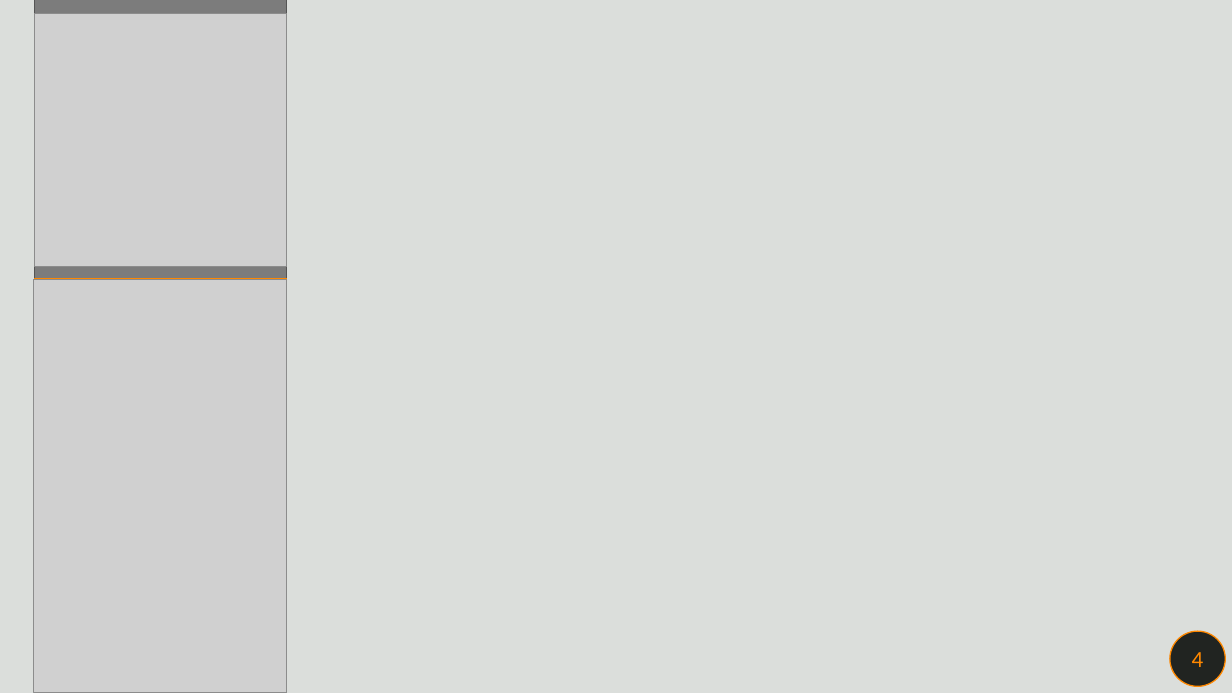
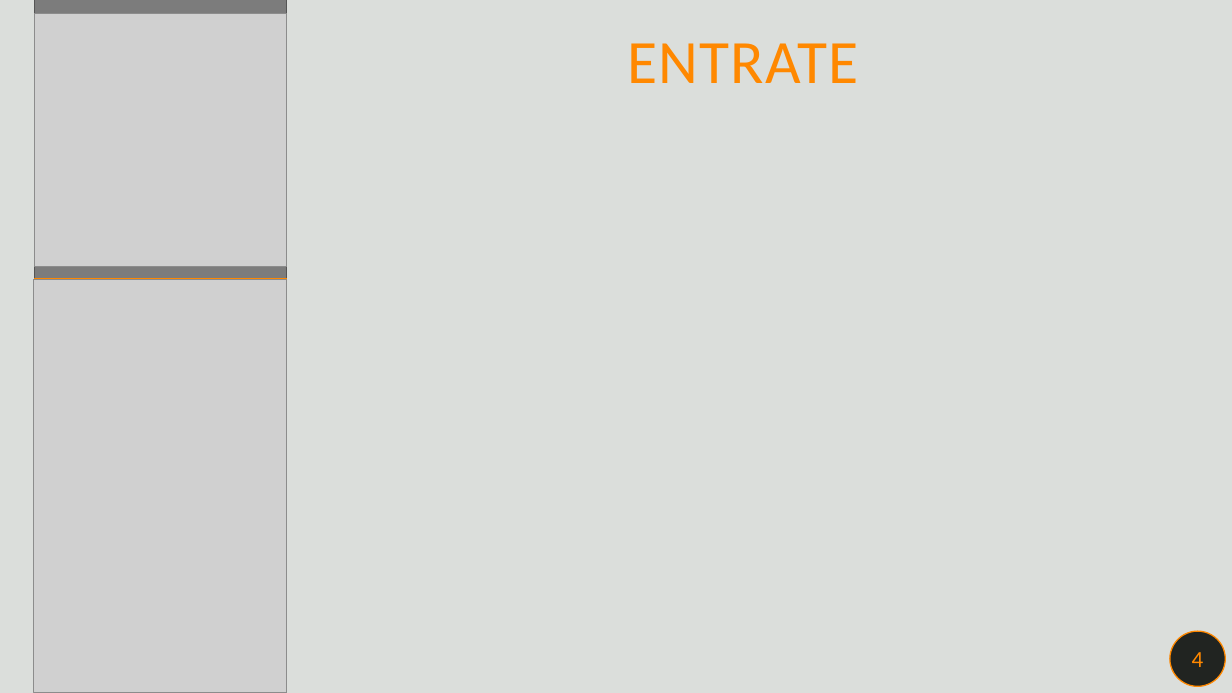
Before and after one commit to kevinmala00/PonyHelper, a slide deck: slide 11 of PresentazionePonyHelper.pptx. Drawn at 1232x693 pixels with LibreOffice and Linux fonts; fonts in the diff are those of the drawing; grey boxes stand for pictures. Boxes give left, top, right and bottom in pixels: in the first picture for what was removed or moved away, otherwise in the second. Text is boxed around its words. In the diff, an @@ line names an element or a change of style, - is before the commit and + after.

```diff
--- a/PresentazionePonyHelper.pptx
+++ b/PresentazionePonyHelper.pptx
@@ text added at box(627, 43, 858, 83), 48 pt, text #FF8800 @@
+ENTRATE
```
Also in this commit, not shown: 5 other slides changed, 8 slides added, 9 slides removed.
